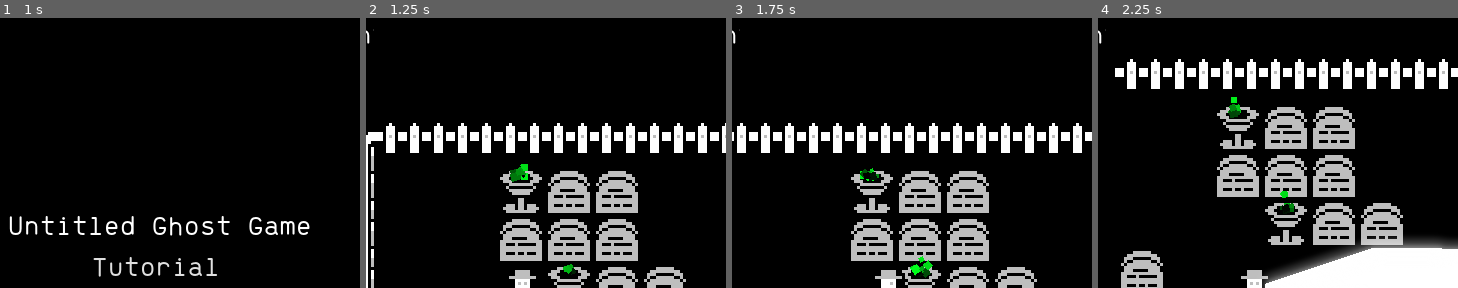
Above: before the commit, frames 1-4 (left to right).
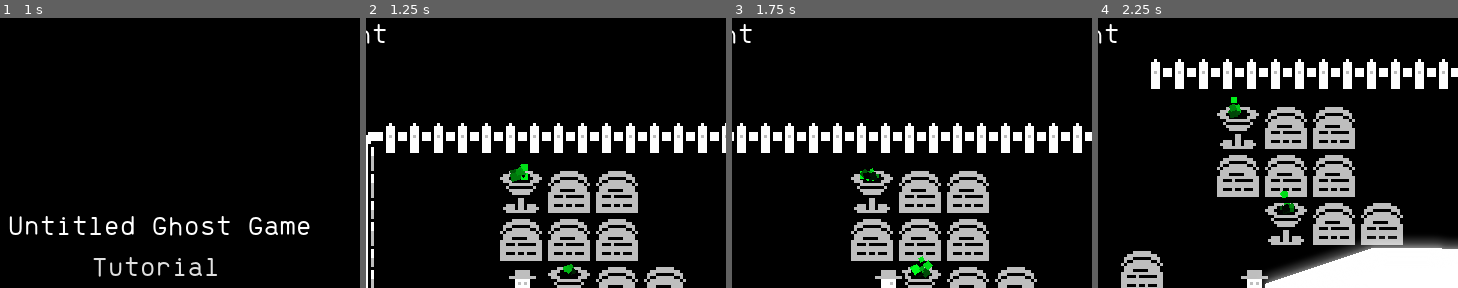
Above: after the commit, the same moments.

Repository: lucille-d/pixelles-2021
Game: Godot game, scene res://scenes/menus/Menu.tscn
The game is run twice, just before and just after one commit, with the same random seed, the same clock (stepped at 60 frames per second) and the same inputs. Sound files missing from this copy of the repository are replaced by a short silence.
Inputs (mouse positions are % of the whole screen's width and height, from its top left):
- Up to frame 1 (1 s): click "Start" at 0.5 s
- Up to frame 2 (1.25 s): no input
- Up to frame 3 (1.75 s): tap Enter (ui_accept) at 1.25, 1.52 s; move the mouse to (72, 45) at 1.27 s; hold D (move_right) from 1.28 s (still down); tap F (activate_light) at 1.35 s
- Up to frame 4 (2.25 s): move the mouse to (30, 55) at 2.02 s; release D (move_right) at 2.03 s; hold S (move_down) from 2.03 s (still down); tap E (clean) at 2.1 s
The pictures show only the part of the screen within x 28-78%, y 0-50%; the shares and areas given below are measured in that part.

Frame 1 is identical in both runs. In frame 2, less than 0.1% of the frame differs, in the area x 2-6%, y 2-10%; in frame 3, less than 0.1%; in frame 4, 0.5%, in the area x 2-14%, y 2-27%.

Commit message:
(fix) control display label

Diff:
--- a/scenes/levels/Game.tscn
+++ b/scenes/levels/Game.tscn
@@ -70,7 +70,7 @@
 [node name="Controls" type="Panel" parent="GUI"]
 self_modulate = Color( 0, 0, 0, 1 )
 material = SubResource( 4 )
-margin_right = 73.0
+margin_right = 85.0
 margin_bottom = 24.0
 theme = ExtResource( 7 )
 __meta__ = {
@@ -80,7 +80,7 @@
 [node name="Label" type="Label" parent="GUI/Controls"]
 margin_left = 0.595276
 margin_top = 0.992126
-margin_right = 70.5953
+margin_right = 85.5953
 margin_bottom = 26.9921
 theme = ExtResource( 7 )
 custom_colors/font_color = Color( 1, 1, 1, 1 )
Not shown, changed: export_presets.cfg
